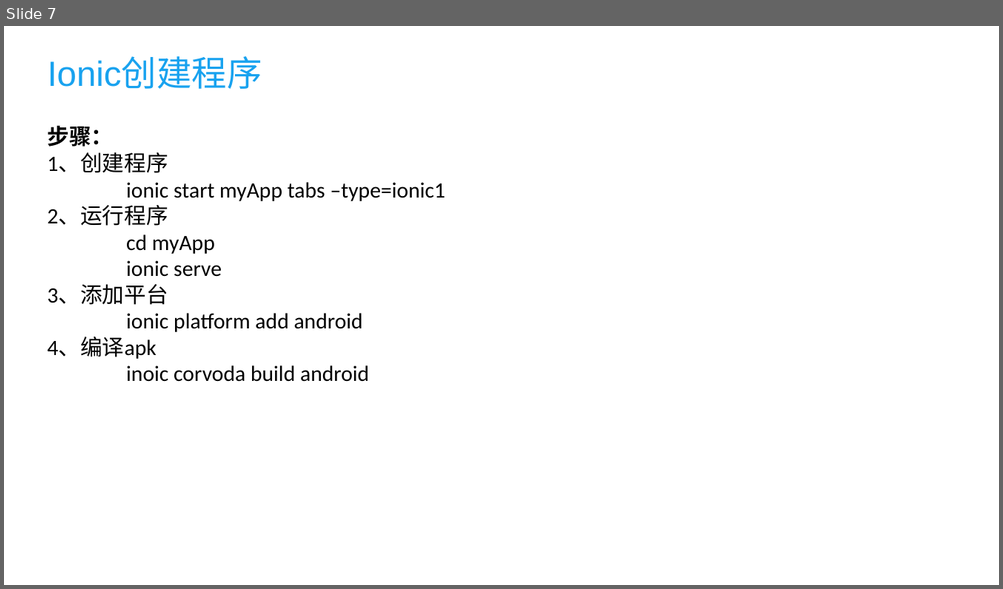
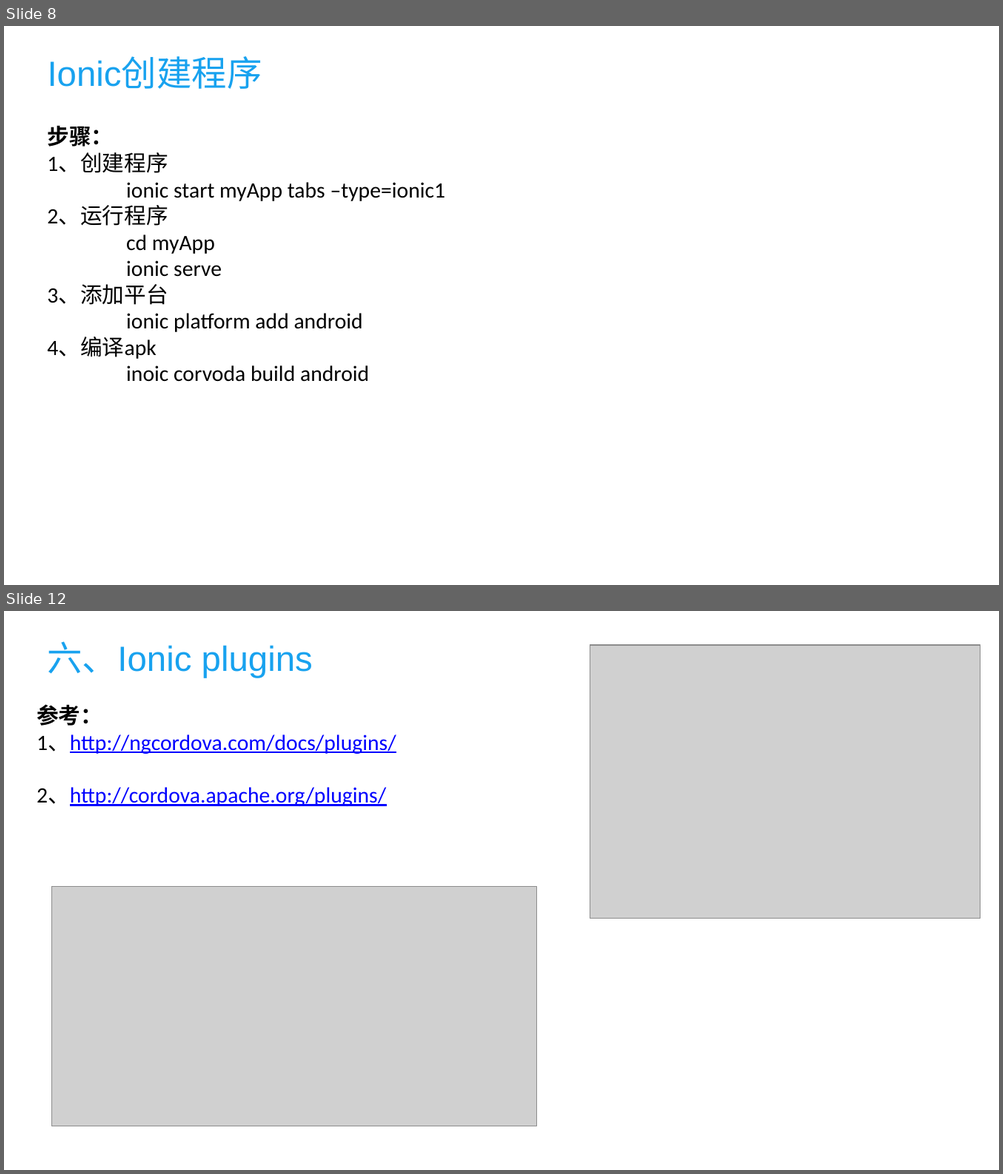
Before and after one commit to kuailewangzi1212/docs, a slide deck: ionic/ionic.pptx. Shown one above the other, each under a label of ours: slide 7 before the commit, slides 8 and 12 after it; the slides between them are not shown. The pictures are 1003x589 and 1003x1174 pixels, drawn with LibreOffice and Linux fonts; fonts in the diff are those of the drawing; grey boxes stand for pictures. Boxes give left, top, right and bottom in pixels: in the first picture for what was removed or moved away, otherwise in the second. Text is boxed around its words. In the diff, an @@ line names an element or a change of style, - is before the commit and + after.

Commit message:
windows ionic dev build

```diff
--- a/ionic/ionic.pptx
+++ b/ionic/ionic.pptx
@@ slide 12 added at box(4, 611, 999, 1170), background #FFFFFF @@
@@ title added at box(48, 641, 313, 678), 32 pt, text #18A2EF @@
+六、Ionic plugins
@@ picture added at box(591, 645, 980, 919) @@
@@ text added at box(37, 704, 396, 806), 20 pt, text #0000FF, underline @@
+参考：
+1、http://ngcordova.com/docs/plugins/
+2、http://cordova.apache.org/plugins/
@@ picture added at box(51, 886, 536, 1127) @@
@@ what was slide 7 is now slide 8 @@
```
Also in this commit, not shown: 4 slides changed, 4 other slides added, 1 slide removed, 3 other files.
